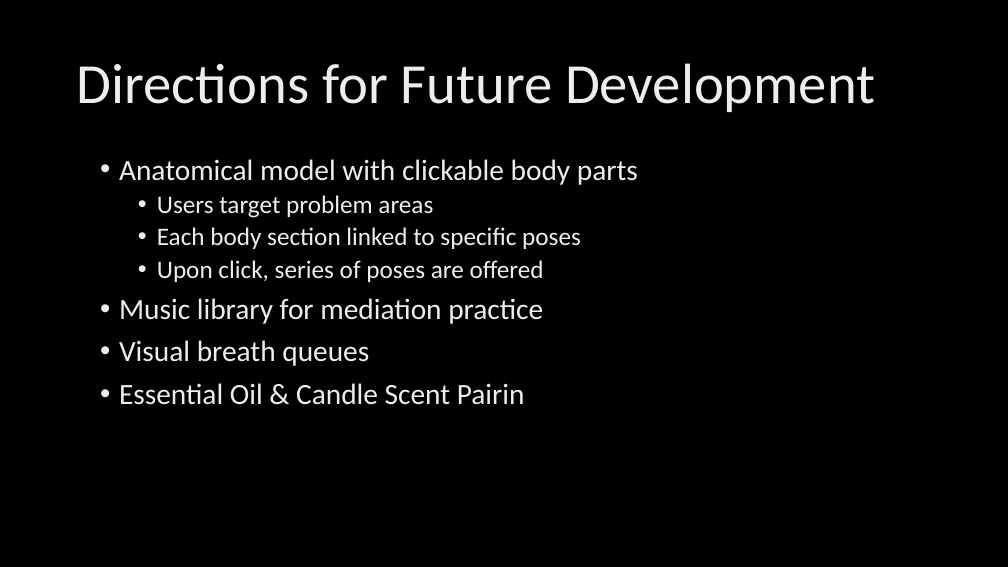
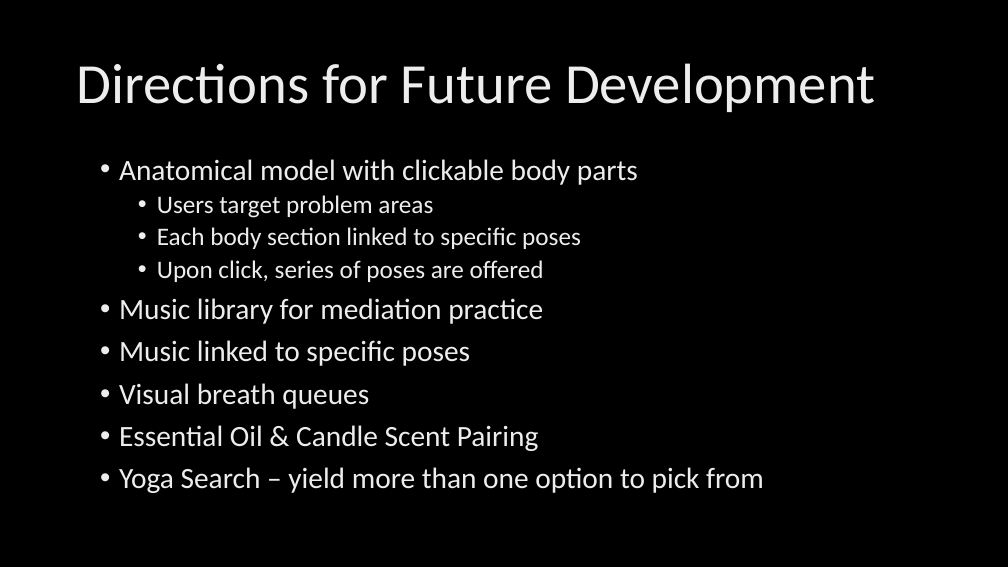
Before and after one commit to DesCoding/NamasteYogi2.0, a slide deck: slide 6 of Assets/NYSlides.pptx. Drawn at 1008x567 pixels with LibreOffice and Linux fonts; fonts in the diff are those of the drawing; background and template pictures are left out. Boxes give left, top, right and bottom in pixels: in the first picture for what was removed or moved away, otherwise in the second. Text is boxed around its words. In the diff, an @@ line names an element or a change of style, - is before the commit and + after.

```diff
--- a/Assets/NYSlides.pptx
+++ b/Assets/NYSlides.pptx
@@ text at box(119, 340, 470, 366): paragraph added @@
+• Music linked to specific poses
@@ text at box(119, 425, 764, 493): text changed @@
-• Essential Oil & Candle Scent Pairin
+• Essential Oil & Candle Scent Pairing
+• Yoga Search – yield more than one option to pick from
```
Also in this commit, not shown: 3 other slides changed, 2 slides added, 2 slides removed, 5 other files.
